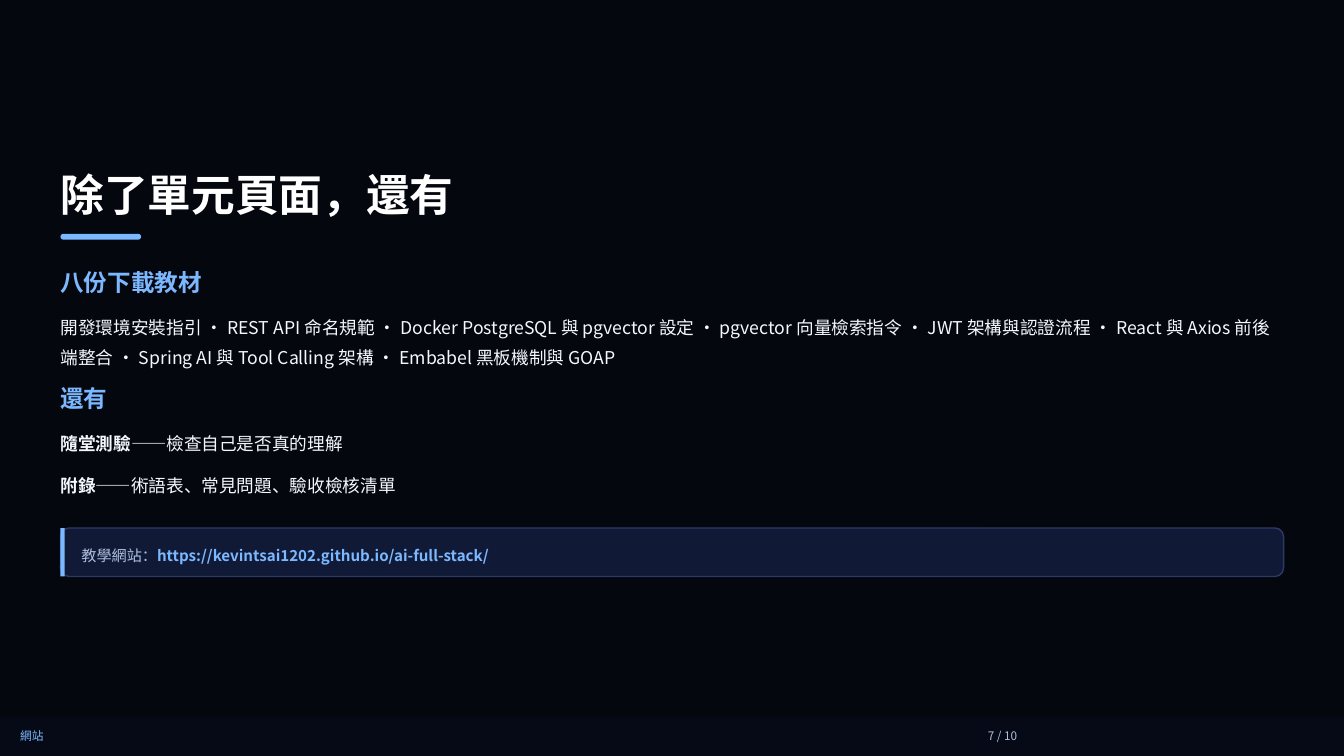
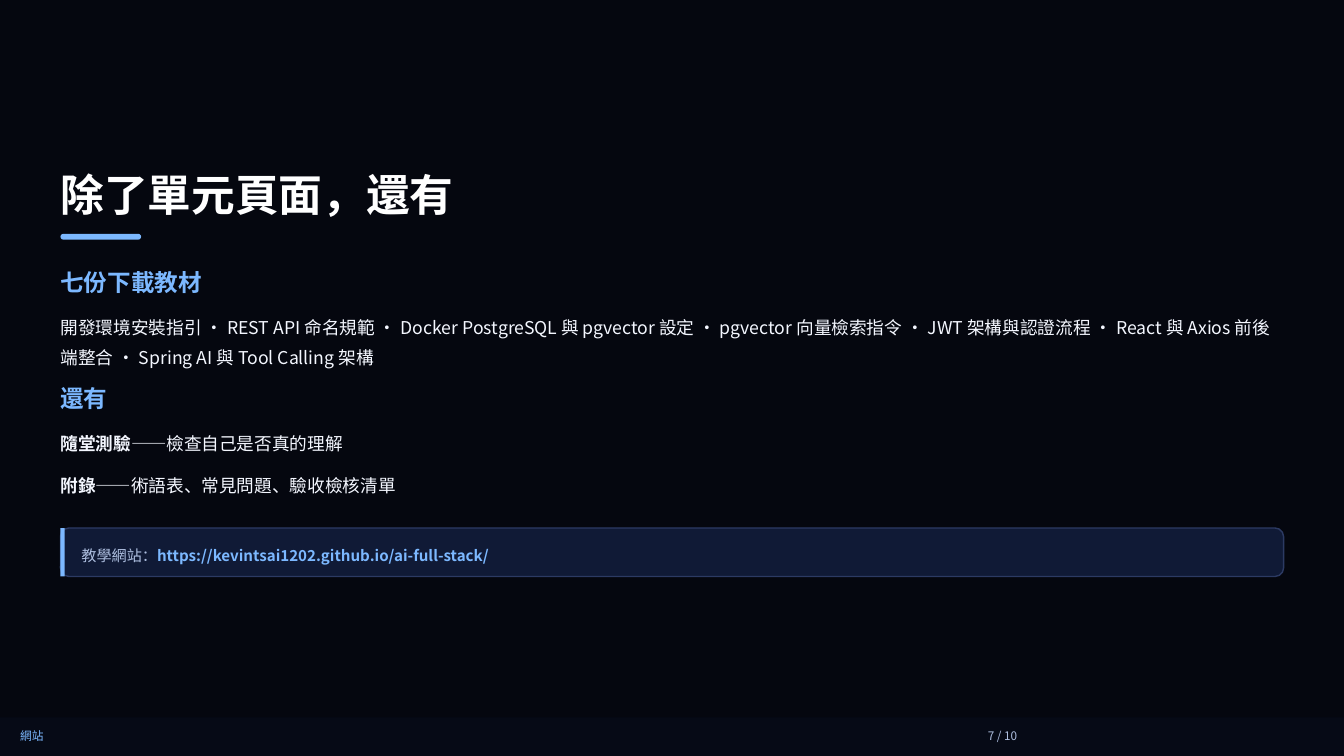
Before and after one commit to kevintsai1202/ai-full-stack, a slide deck: slide 7 of course-package/slides/00-course-orientation.pptx. Drawn at 1344x756 pixels with LibreOffice and Linux fonts; fonts in the diff are those of the drawing. Boxes give left, top, right and bottom in pixels: in the first picture for what was removed or moved away, otherwise in the second. Text is boxed around its words. In the diff, an @@ line names an element or a change of style, - is before the commit and + after.

```diff
--- a/course-package/slides/00-course-orientation.pptx
+++ b/course-package/slides/00-course-orientation.pptx
@@ text at [60, 271, 201, 293]: text changed @@
-八份下載教材
+七份下載教材
@@ text at [60, 319, 1270, 369]: text changed @@
-開發環境安裝指引 · REST API 命名規範 · Docker PostgreSQL 與 pgvector 設定 · pgvector 向量檢索指令 · JWT 架構與認證流程 · React 與 Axios 前後端整合 · Spring AI 與 Tool Calling 架構 · Embabel 黑板機制與 GOAP
+開發環境安裝指引 · REST API 命名規範 · Docker PostgreSQL 與 pgvector 設定 · pgvector 向量檢索指令 · JWT 架構與認證流程 · React 與 Axios 前後端整合 · Spring AI 與 Tool Calling 架構
```
Also in this commit, not shown: 2 other files.
